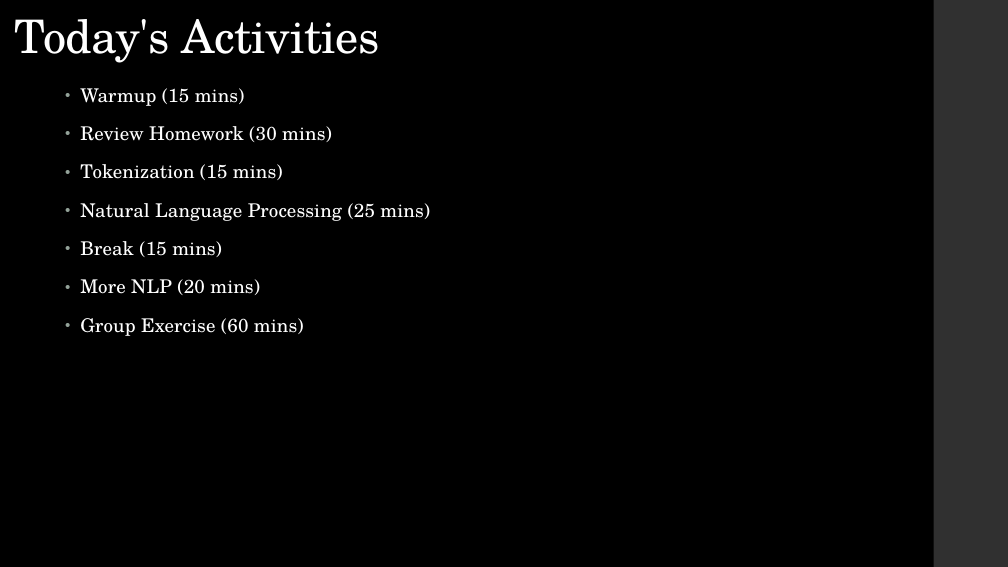
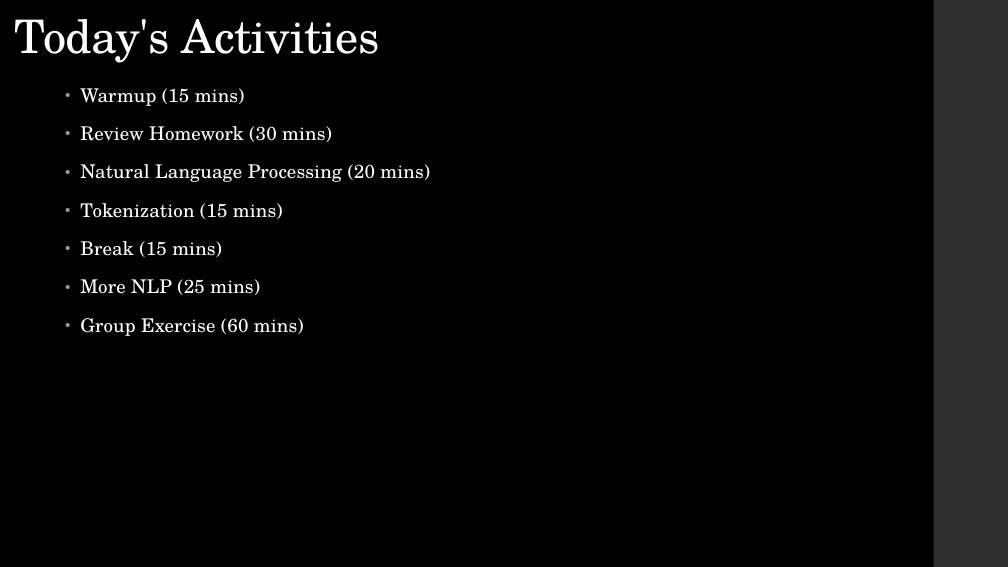
Before and after one commit to LaunchCoderGirlSTL/Data-Science-Assignments, a slide deck: slide 3 of course_material/week_20/week_20_presentation.pptx. Drawn at 1008x567 pixels with LibreOffice and Linux fonts; fonts in the diff are those of the drawing. Boxes give left, top, right and bottom in pixels: in the first picture for what was removed or moved away, otherwise in the second. Text is boxed around its words. In the diff, an @@ line names an element or a change of style, - is before the commit and + after.

```diff
--- a/course_material/week_20/week_20_presentation.pptx
+++ b/course_material/week_20/week_20_presentation.pptx
@@ text at bbox=[80, 164, 430, 182]: paragraph added @@
+• Natural Language Processing (20 mins)
@@ text at bbox=[80, 203, 430, 221]: paragraph removed @@
-• Natural Language Processing (25 mins)
@@ text at bbox=[80, 279, 260, 295]: text changed @@
-• More NLP (20 mins)
+• More NLP (25 mins)
```
Also in this commit, not shown: 2 other slides changed, 3 slides added, 2 other files.
